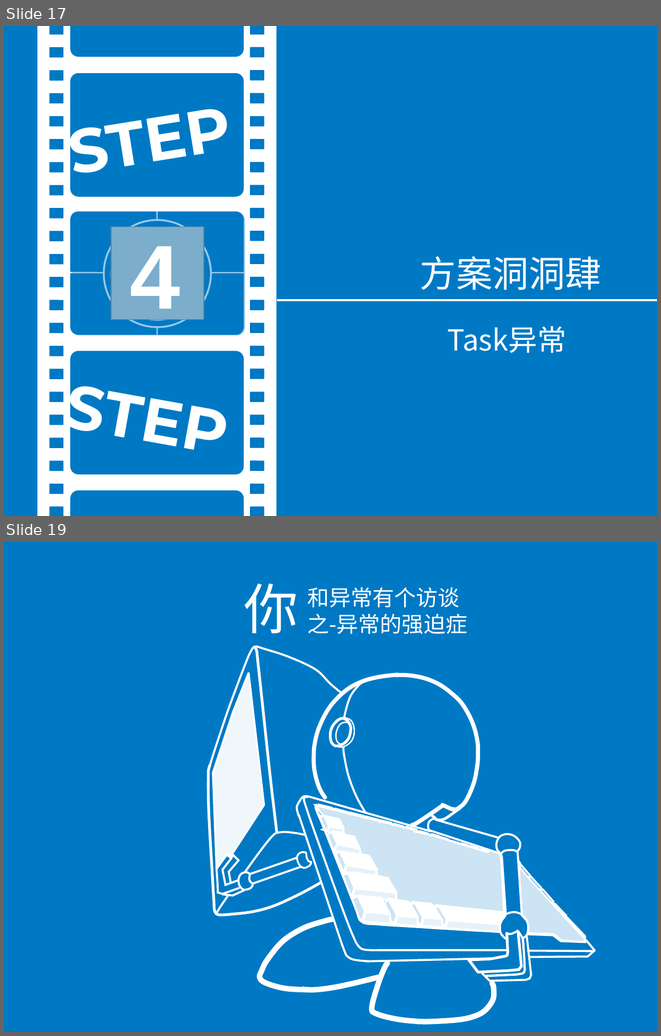
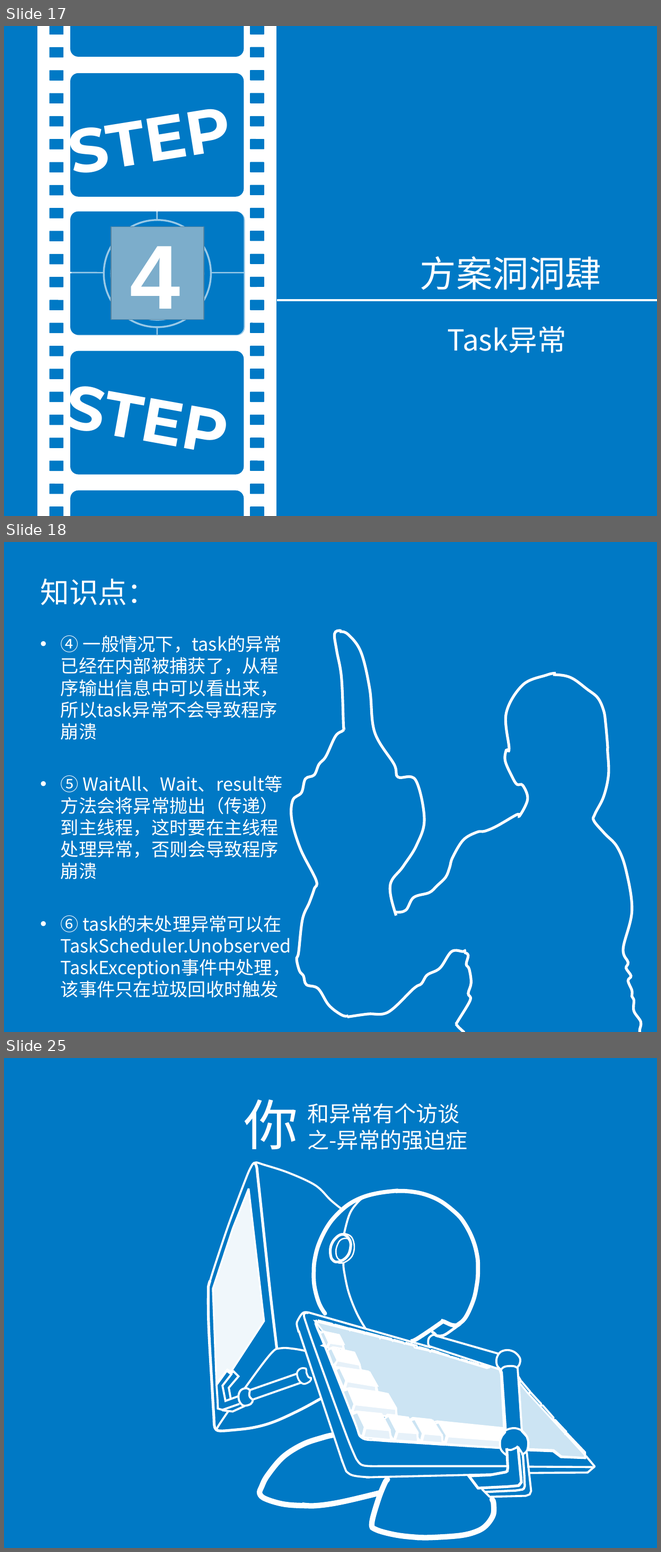
Before and after one commit to fuhaih/MyDiary, a slide deck: ppt/exception.ppt. Shown one above the other, each under a label of ours: slides 17 and 19 before the commit, slides 17, 18 and 25 after it; the slides between them are not shown. The pictures are 661x1036 and 661x1552 pixels, drawn with LibreOffice and Linux fonts; fonts in the diff are those of the drawing; grey boxes stand for pictures. Boxes give left, top, right and bottom in pixels: in the first picture for what was removed or moved away, otherwise in the second. Text is boxed around its words. In the diff, an @@ line names an element or a change of style, - is before the commit and + after.

```diff
--- a/ppt/exception.ppt
+++ b/ppt/exception.ppt
@@ slide 18 added at (4,542,657,1032), background #0079C5 @@
@@ text added at (40,579,156,605), 32 pt, text #FFFFFF @@
+知识点：
@@ text added at (61,635,283,997), 20 pt, text #FFFFFF @@
+• ④ 一般情况下，task的异常已经在内部被捕获了，从程序输出信息中可以看出来，所以task异常不会导致程序崩溃
+• ⑤ WaitAll、Wait、result等方法会将异常抛出（传递）到主线程，这时要在主线程处理异常，否则会导致程序崩溃
+• ⑥ task的未处理异常可以在TaskScheduler.UnobservedTaskException事件中处理，该事件只在垃圾回收时触发
@@ freeform shape added at (291,630,348,1016), outline #FFFFFF 3 pt @@
@@ freeform shape added at (339,632,424,916), outline #FFFFFF 3 pt @@
@@ freeform shape added at (395,673,556,912), outline #FFFFFF 3 pt @@
@@ freeform shape added at (553,674,642,1032), outline #FFFFFF 3 pt @@
@@ freeform shape added at (347,949,466,1017), outline #FFFFFF 3 pt @@
@@ freeform shape added at (455,952,472,1032), outline #FFFFFF 3 pt @@
@@ what was slide 19 is now slide 25 @@
```
Also in this commit, not shown: 4 slides changed, 7 other slides added, 2 slides removed, 1 other file.
